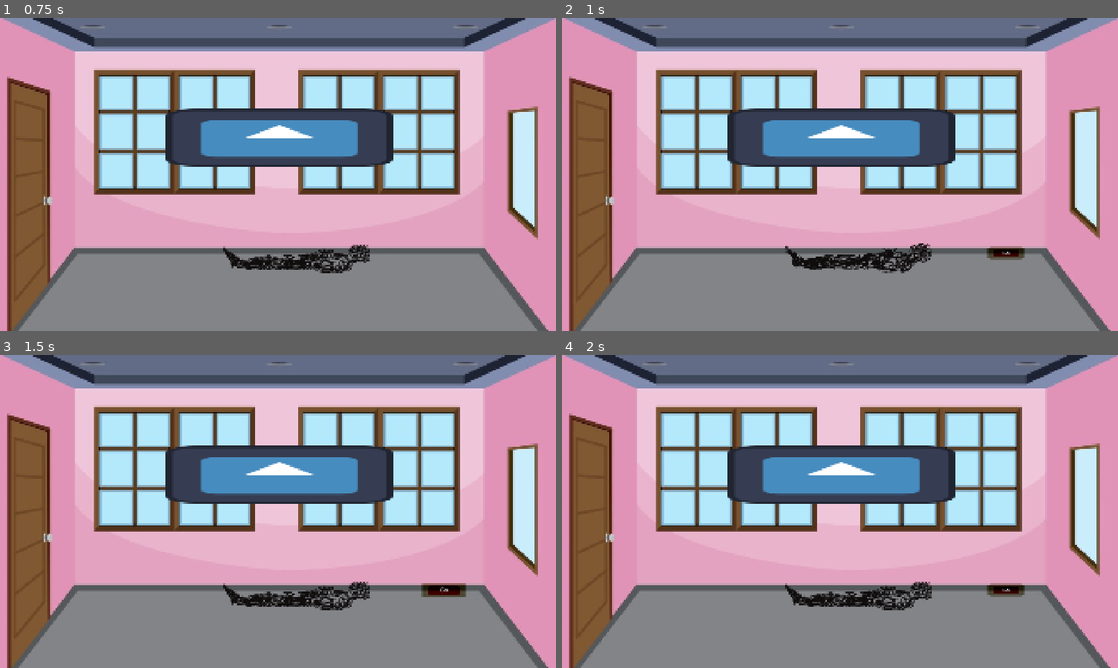
Above: before the commit, frames 1-4 (two rows, left to right).
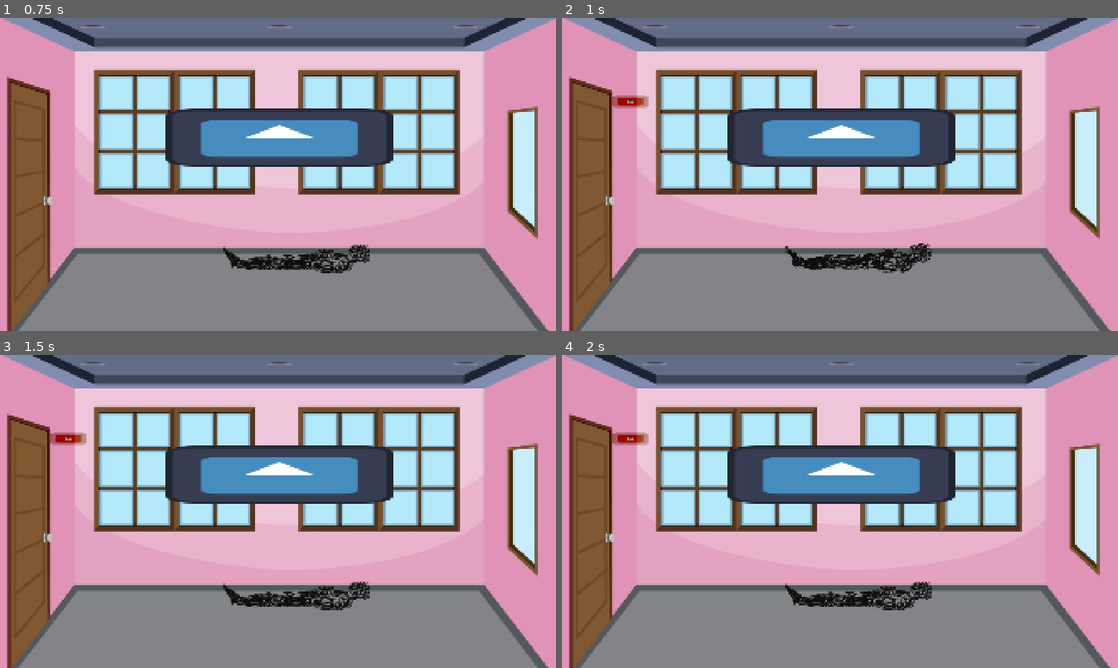
Above: after the commit, the same moments.

Repository: bagelcat11/fridge-magnet-thought-bubble
Game: Godot game, scene res://scenes/main_level.tscn
Two runs of this game, one before a commit and one after it. Both use one fixed random seed, a clock stepped at 60 frames per second and the inputs below. The engine's default icon, where the game draws it, is replaced by a stand-in: a white triangle on a blue panel in a dark square.
Inputs (mouse positions are in pixels of both pictures, inside the frame that each line leads up to):
- Up to frame 1 (0.75 s): move the mouse to (400, 158) at 0.52 s; click (400, 158) at 0.67 s
- Up to frame 2 (1 s): no input
- Up to frame 3 (1.5 s): tap Enter at 1.25 s; move the mouse to (444, 589) at 1.27 s; click (444, 589) at 1.42 s
- Up to frame 4 (2 s): no input

Frame 1 is identical in both runs. In frame 2, 0.6% of the frame differs, in the area x 9-84%, y 24-78%; in frame 3, 0.6%; in frame 4, 0.6%.

Commit message:
word spawning area is fixed

Diff:
--- a/scenes/bubble.tscn
+++ b/scenes/bubble.tscn
@@ -1,13 +1,13 @@
-[gd_scene load_steps=5 format=3 uid="uid://bm3kj1wr3vtt7"]
+[gd_scene load_steps=4 format=3 uid="uid://bm3kj1wr3vtt7"]
 
 [ext_resource type="Script" uid="uid://cthrjmy3aa4ib" path="res://scripts/bubble.gd" id="1_pm753"]
 [ext_resource type="Texture2D" uid="uid://bjd81ne80g4u" path="res://icon.svg" id="2_b4vvx"]
-[ext_resource type="PackedScene" uid="uid://bpn5dtoyqv8uv" path="res://scenes/word.tscn" id="3_b4vvx"]
 
 [sub_resource type="RectangleShape2D" id="RectangleShape2D_lc0bl"]
 size = Vector2(761, 183)
 
 [node name="bubble" type="Node2D"]
+modulate = Color(1, 1, 1, 0.490196)
 script = ExtResource("1_pm753")
 
 [node name="word_area" type="Area2D" parent="."]
@@ -24,17 +24,5 @@
 scale = Vector2(6.15625, 1.53906)
 texture = ExtResource("2_b4vvx")
 
-[node name="word" parent="." instance=ExtResource("3_b4vvx")]
-visible = false
-position = Vector2(511, 284)
-
-[node name="word2" parent="." instance=ExtResource("3_b4vvx")]
-visible = false
-position = Vector2(1135, 273)
-
-[node name="word3" parent="." instance=ExtResource("3_b4vvx")]
-visible = false
-position = Vector2(909, 276)
-
 [connection signal="area_entered" from="word_area" to="." method="_on_word_area_area_entered"]
 [connection signal="area_exited" from="word_area" to="." method="_on_word_area_area_exited"]
--- a/scenes/main_level.tscn
+++ b/scenes/main_level.tscn
@@ -4,7 +4,7 @@
 [ext_resource type="PackedScene" uid="uid://bm3kj1wr3vtt7" path="res://scenes/bubble.tscn" id="1_ufxs0"]
 [ext_resource type="PackedScene" uid="uid://bod7r823y2ysu" path="res://scenes/player.tscn" id="2_6we3w"]
 [ext_resource type="PackedScene" uid="uid://dwoodyqrbkxhj" path="res://scenes/end.tscn" id="2_k5pu3"]
-[ext_resource type="Texture2D" uid="uid://dlj3otsvjpi1n" path="res://assets/outside_background.png" id="6_bq26l"]
+[ext_resource type="Texture2D" uid="uid://mcuggcbec2yc" path="res://assets/mirrored_outside_background.png" id="7_k5pu3"]
 [ext_resource type="Texture2D" uid="uid://dbof1uhyni8mm" path="res://assets/temp_room_asset.jpg" id="7_u2c82"]
 [ext_resource type="Shader" uid="uid://x2itvbge8psn" path="res://shaders/mystery.gdshader" id="11_2sb77"]
 [ext_resource type="Shader" uid="uid://rgur1qn8jee2" path="res://shaders/mystery2.gdshader" id="12_fkrx8"]
@@ -30,6 +30,7 @@
 visible = false
 
 [node name="bubble" parent="." instance=ExtResource("1_ufxs0")]
+modulate = Color(1, 1, 1, 1)
 z_index = 10
 
 [node name="player" parent="." instance=ExtResource("2_6we3w")]
@@ -55,14 +56,14 @@
 scroll_ignore_camera_zoom = true
 
 [node name="outside_parallax2d" type="Parallax2D" parent="background"]
-repeat_size = Vector2(2170.44, 0)
+repeat_size = Vector2(4341.76, 0)
 autoscroll = Vector2(100, 0)
 ignore_camera_scroll = true
 
 [node name="sprite" type="Sprite2D" parent="background/outside_parallax2d"]
 scale = Vector2(1.06, 1.06)
-texture = ExtResource("6_bq26l")
-offset = Vector2(1024, 512)
+texture = ExtResource("7_k5pu3")
+offset = Vector2(2048, 512)
 
 [node name="inside_parallax2d" type="Parallax2D" parent="background"]
 visible = false
--- a/scenes/word.tscn
+++ b/scenes/word.tscn
@@ -15,6 +15,7 @@
 
 [node name="fridge_magnet" type="Area2D" parent="."]
 z_index = 1
+position = Vector2(64, 20.5)
 collision_layer = 2
 
 [node name="CollisionShape2D" type="CollisionShape2D" parent="fridge_magnet"]
@@ -27,10 +28,10 @@
 anchor_top = 0.5
 anchor_right = 0.5
 anchor_bottom = 0.5
-offset_left = -57.0
-offset_top = -16.0
-offset_right = 58.0
-offset_bottom = 16.0
+offset_left = 7.0
+offset_top = 4.50004
+offset_right = 122.0
+offset_bottom = 36.5
 grow_horizontal = 2
 grow_vertical = 2
 mouse_filter = 2
@@ -44,7 +45,7 @@
 
 [node name="sprite" type="Sprite2D" parent="."]
 material = SubResource("CanvasItemMaterial_ve73v")
-position = Vector2(-5.96046e-08, -7.56979e-06)
+position = Vector2(64, 20.5)
 scale = Vector2(1, 0.320313)
 texture = ExtResource("1_ar2rp")
 
--- a/scripts/GLOBALS.gd
+++ b/scripts/GLOBALS.gd
@@ -8,6 +8,8 @@
 var walkTime = 10.0 #in seconds (will be longer, short for testing)
 var endDelayTime = 3.0 #in seconds (delay after go home before game ends)
 var goHomeWordSpawned = false
+var word_w = 124
+var word_h = 36 #im so sorry but word size is being a PAIN im just gonna put this here
 
 var default_obj = ["person_walking", defaultScrollSpeed, "Person"]
 
--- a/scripts/bubble.gd
+++ b/scripts/bubble.gd
@@ -28,12 +28,14 @@
 		var mag = area.get_parent()
 		whoIsInBubble.append(mag)
 		mag.isInBubble = true
+		#print(mag.myAttributes)
 		#mag.get_node("Timer").stop()
 		#print("currently have: " + str(whoIsInBubble))
 		if (Globals.stage == 0):
 			#do funny move word things in here:
 			#TODO: play animation when word is put in bubble (shake anim or smth)
 			#if all move words are in bubble (TODO: make words not spawn multiple times)
+			#print(whoIsInBubble)
 			if (whoIsInBubble.size() == Globals.move_words.size()):
 				#get up
 				_get_up.emit()
@@ -77,10 +79,10 @@
 				if formStack.size() > 0:
 					Globals.change_form.emit(formStack[-1])
 					_scroll_background.emit(formStack[-1][1]) #change bc scroll speed
-					print("changing form to ", formStack[-1])
+					#print("changing form to ", formStack[-1])
 				else:
 					Globals.change_form.emit(default_form)
 					_scroll_background.emit(default_form[1]) #change bc scroll speed
-					print("changing form to ", default_form)
+					#print("changing form to ", default_form)
 			else:
 				_free_shader.emit(mag.myAttributes[0])
--- a/scripts/level_manager.gd
+++ b/scripts/level_manager.gd
@@ -5,6 +5,24 @@
 @onready var wordScene = load("res://scenes/word.tscn")
 @onready var outsideBackground = $background/outside_parallax2d
 @onready var insideBackground = $background/inside_parallax2d
+@onready var bubbleRect = $bubble/word_area/CollisionShape2D.shape.get_rect()
+@onready var screenPadding = 50
+@onready var bubblePadding = 10
+#so sorry for all these variables
+@onready var viewport_x = get_viewport().get_visible_rect().size.x
+@onready var viewport_y = get_viewport().get_visible_rect().size.y
+
+@onready var screen_low_x = screenPadding
+@onready var screen_high_x = viewport_x - screenPadding - Globals.word_w
+@onready var screen_low_y = screenPadding
+@onready var screen_high_y = viewport_y - screenPadding - Globals.word_h
+
+@onready var bubblePosition = Vector2($bubble/word_area/CollisionShape2D.global_position.x - (bubbleRect.size.x / 2), $bubble/word_area/CollisionShape2D.global_position.y - (bubbleRect.size.y / 2))
+@onready var bubble_low_x = bubblePosition.x - Globals.word_w - bubblePadding
+@onready var bubble_high_x = bubblePosition.x + bubbleRect.size.x
+@onready var bubble_low_y = bubblePosition.y - Globals.word_h - bubblePadding
+@onready var bubble_high_y = bubblePosition.y + bubbleRect.size.y
+
 var currentShaders = {}
 signal _send_player_home()
 
@@ -19,16 +37,41 @@
 	pass
 
 func _on_word_timer_timeout() -> void:
-	#if (Globals.stage == 0):
-		#pass #spawn the 'get up' words
-	#elif (Globals.stage == 1 || Globals.stage == 2):
-		#spawn the normal words (until we run out? or do we cycle?)
-	#TODO: need to make sure words don't spawn in the bubble
+	#var bubbleColorRect = ColorRect.new()
+	#bubbleColorRect.size = Vector2(bubbleRect.size.x, bubbleRect.size.y)
+	#bubbleColorRect.position = Vector2(bubblePosition.x, bubblePosition.y)
+	#add_child(bubbleColorRect)
+
+	#var leftSlice = ColorRect.new()
+	#leftSlice.size = Vector2(bubble_low_x - screen_low_x, screen_high_y - screen_low_y)
+	#leftSlice.position = Vector2(screen_low_x, screen_low_y)
+	#add_child(leftSlice)
+
+	#pick screen segment
+	var segment = randi() % 4
+
+	var rand_x = 0
+	var rand_y = 0
+
+	#pick random x and y within segment
+	if (segment == 0):
+		#left vertical slice
+		rand_x = randi() % int(bubble_low_x - screen_low_x) + screen_low_x
+		rand_y = randi() % int(screen_high_y - screen_low_y) + screen_low_y
+	elif (segment == 1):
+		#right vertical slice
+		rand_x = randi() % int(screen_high_x - bubble_high_x) + bubble_high_x
+		rand_y = randi() % int(screen_high_y - screen_low_y) + screen_low_y
+	elif (segment == 2):
+		#top middle section
+		rand_x = randi() % int(bubble_high_x - bubble_low_x) + bubble_low_x
+		rand_y = randi() % int(bubble_low_y - screen_low_y) + screen_low_y
+	elif (segment == 3):
+		#bottom middle section
+		rand_x = randi() % int(bubble_high_x - bubble_low_x) + bubble_low_x
+		rand_y = randi() % int(screen_high_y - bubble_high_y) + bubble_high_y
+
 	var newWord = wordScene.instantiate()
-	var rand_x = randi() % int(get_viewport().get_visible_rect().size.x)
-	var rand_y = randi() % int(get_viewport().get_visible_rect().size.y)
-	#print("rand_x: ", rand_x)
-	#print("rand_y: ", rand_y)
 	newWord.set_position(Vector2(rand_x, rand_y))
 	add_child(newWord)
 	newWord.add_to_group("words")
@@ -87,3 +130,4 @@
 func _free_shader(name: String) -> void:
 	if currentShaders.has(name):
 		currentShaders[name].queue_free()
+		currentShaders.erase(name)
--- a/scripts/word.gd
+++ b/scripts/word.gd
@@ -14,6 +14,7 @@
 var pickupOffset = Vector2.ZERO
 var sizeScaleWhenPickedUp = 1.2
 var isGoHomeWord = false
+#var mouseIsOnScreen = true
 
 func _ready() -> void:
 	var c = rng.randf()
@@ -50,7 +51,7 @@
 func _input(event: InputEvent) -> void:
 	if event is InputEventMouseButton and hasMouse:
 		isPickedUp = !isPickedUp
-		#print("picked up")
+		#print("picked up: ", isPickedUp)
 
 		if isPickedUp:
 			# drop shadow also??
@@ -82,10 +83,19 @@
 	#print("hasMouse :3")
 
 func _on_fridge_magnet_mouse_exited() -> void:
+	#if (mouseIsOnScreen):
 	hasMouse = false
-	#print("no more mouse :/")
+	#print("no more has mouse :/")
 
 
 func _on_timer_timeout() -> void:
 	#delete word
 	self.queue_free()
+
+#func _notification(notif):
+	#if notif == NOTIFICATION_WM_MOUSE_ENTER:
+		#mouseIsOnScreen = true
+		#print("enter")
+	#elif notif == NOTIFICATION_WM_MOUSE_EXIT:
+		#mouseIsOnScreen = false
+		#print("exit")
Binary file added: assets/mirrored_outside_background.png
Not shown, added: assets/mirrored_outside_background.png.import
